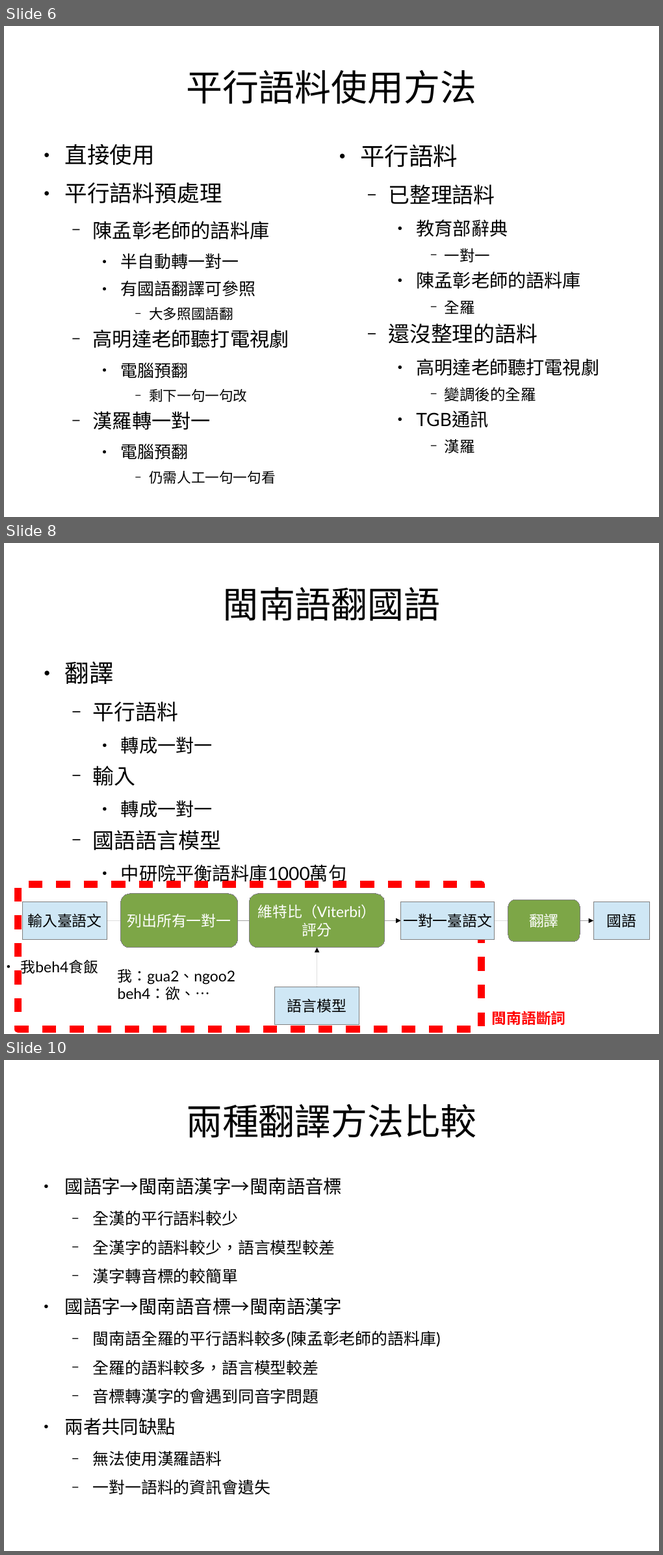
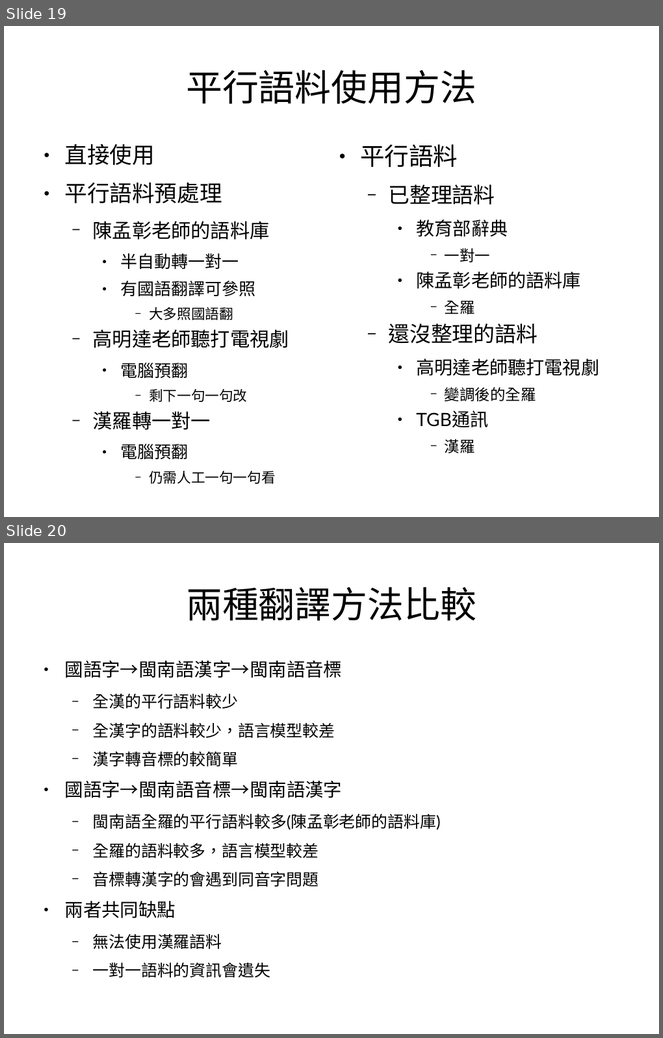
Before and after one commit to sih4sing5hong5/po3-ko3_tau5-iann2-phinn3, a slide deck: 翻譯報告.odp. Shown one above the other, each under a label of ours: slides 6, 8 and 10 before the commit, slides 19 and 20 after it; the slides between them are not shown. The pictures are 663x1555 and 663x1038 pixels, drawn with LibreOffice and Linux fonts; fonts in the diff are those of the drawing. Boxes give left, top, right and bottom in pixels: in the first picture for what was removed or moved away, otherwise in the second. Text is boxed around its words. In the diff, an @@ line names an element or a change of style, - is before the commit and + after.

```diff
--- a/翻譯報告.odp
+++ b/翻譯報告.odp
@@ slide 8 removed at bbox=[4, 543, 659, 1034], background #FFFFFF @@
@@ title removed at bbox=[222, 587, 440, 621] @@
-閩南語翻國語
@@ text removed at bbox=[65, 661, 347, 885] @@
-● 翻譯
-  − 平行語料
-    ● 轉成一對一
-  − 輸入
-    ● 轉成一對一
-  − 國語語言模型
-    ● 中研院平衡語料庫1000萬句
@@ group removed at bbox=[18, 885, 649, 1030]: 5 rectangles, 3 arrows, 3 rounded rectangles, 3 texts @@
-輸入臺語文
-列出所有一對一
-● 我beh4食飯
-我：gua2、ngoo2
-beh4：欲、…
-維特比（Viterbi）
-評分
-語言模型
-一對一臺語文
-翻譯
-國語
-閩南語斷詞
@@ what was slide 6 is now slide 19 @@
@@ what was slide 10 is now slide 20 @@
```
Also in this commit, not shown: 6 slides changed, 5 slides added, 1 other slide removed.
